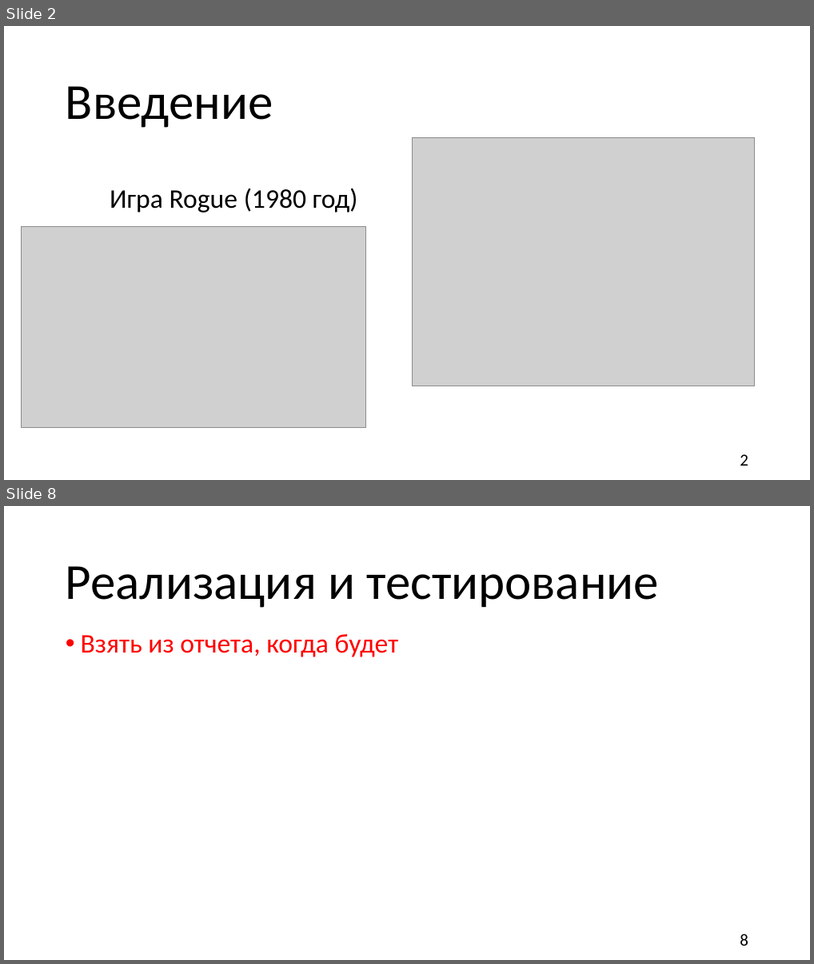
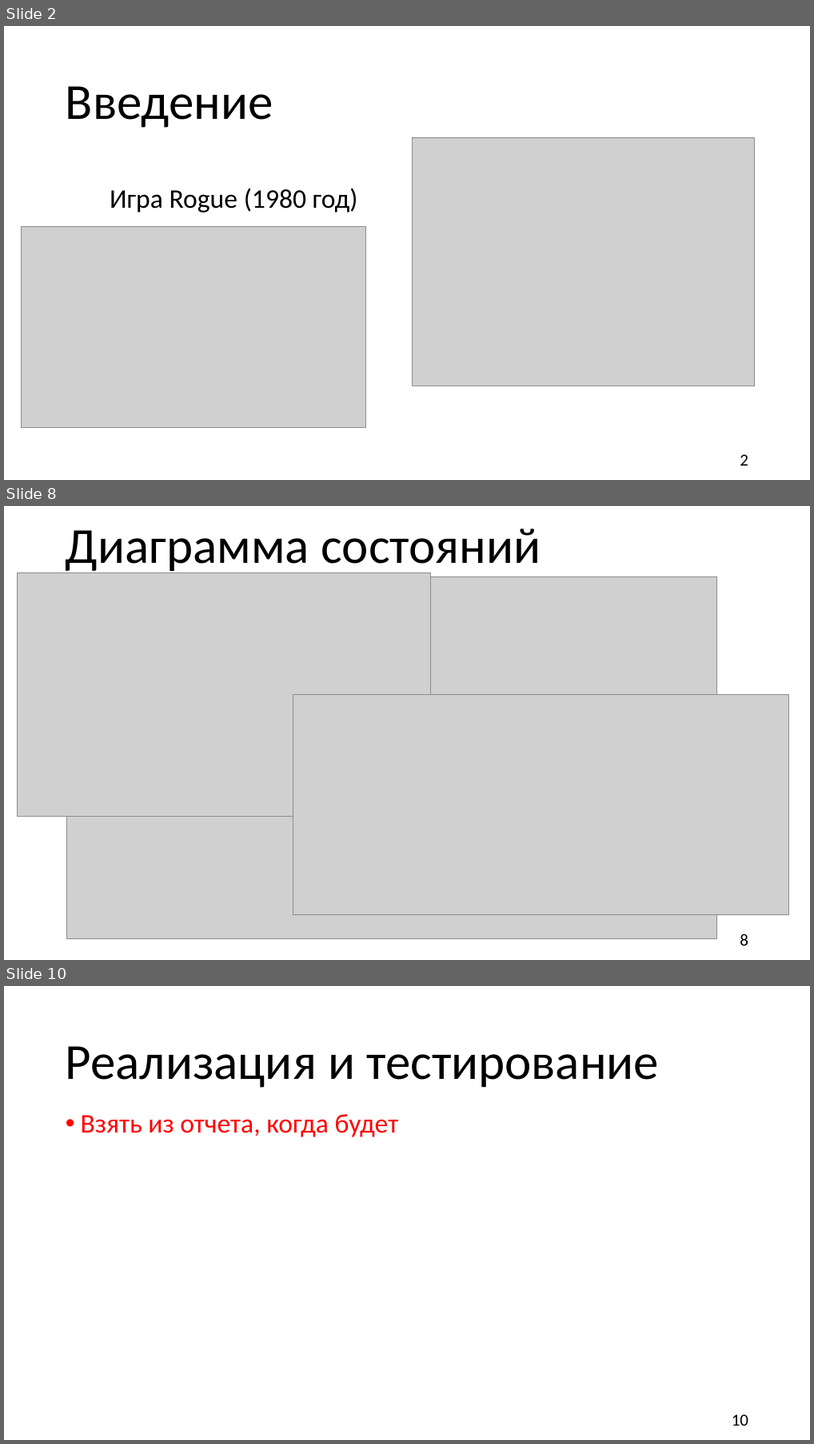
Before and after one commit to TiltInteractive/The-game-Resperation-, a slide deck: Б9121-09.03.03пикд_команда_4_презентация.pptx. Shown one above the other, each under a label of ours: slides 2 and 8 before the commit, slides 2, 8 and 10 after it; the slides between them are not shown. The pictures are 814x964 and 814x1444 pixels, drawn with LibreOffice and Linux fonts; fonts in the diff are those of the drawing; grey boxes stand for pictures; background and template pictures are left out. Boxes give left, top, right and bottom in pixels: in the first picture for what was removed or moved away, otherwise in the second. Text is boxed around its words. In the diff, an @@ line names an element or a change of style, - is before the commit and + after.

```diff
--- a/Б9121-09.03.03пикд_команда_4_презентация.pptx
+++ b/Б9121-09.03.03пикд_команда_4_презентация.pptx
@@ slide 8 added at (4,506,810,960), background picture (left out) @@
@@ title added at (66,528,541,575), 60 pt, text #000000 @@
+Диаграмма состояний
@@ picture added at (18,572,431,816) @@
@@ picture added at (67,576,718,939) @@
@@ picture added at (293,694,790,914) @@
@@ page number added at (740,933,749,945), 20 pt, text #000000 @@
+8
@@ what was slide 8 is now slide 10 @@
@@ page number at (732,1414,749,1425): text changed @@
-8
+10
```
Also in this commit, not shown: 4 slides changed, 3 other slides added, 1 slide removed, 2 other files.
